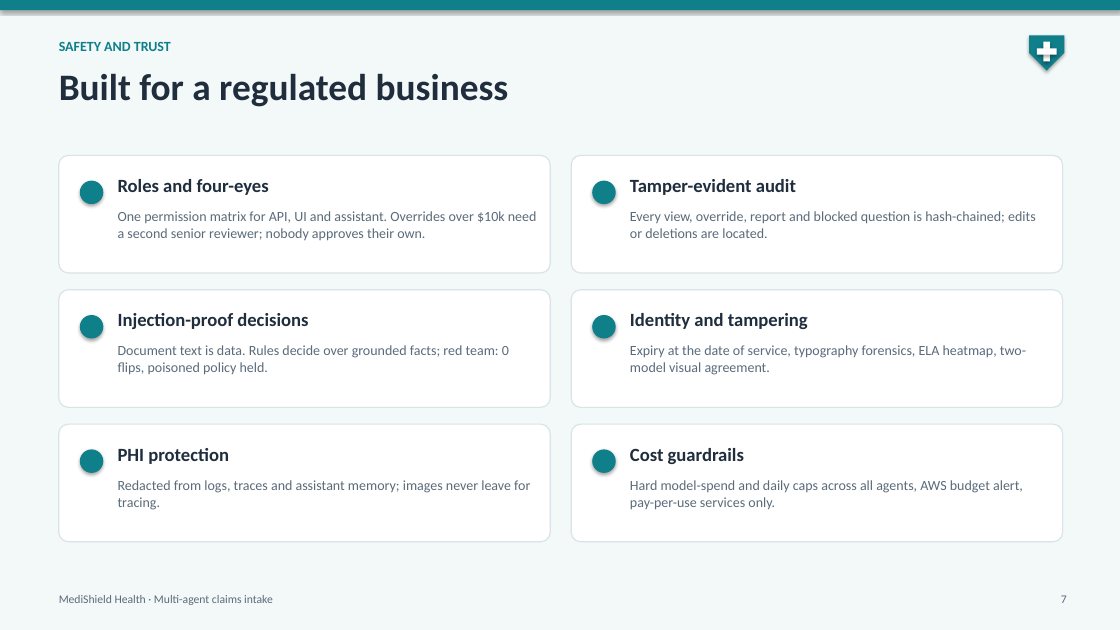
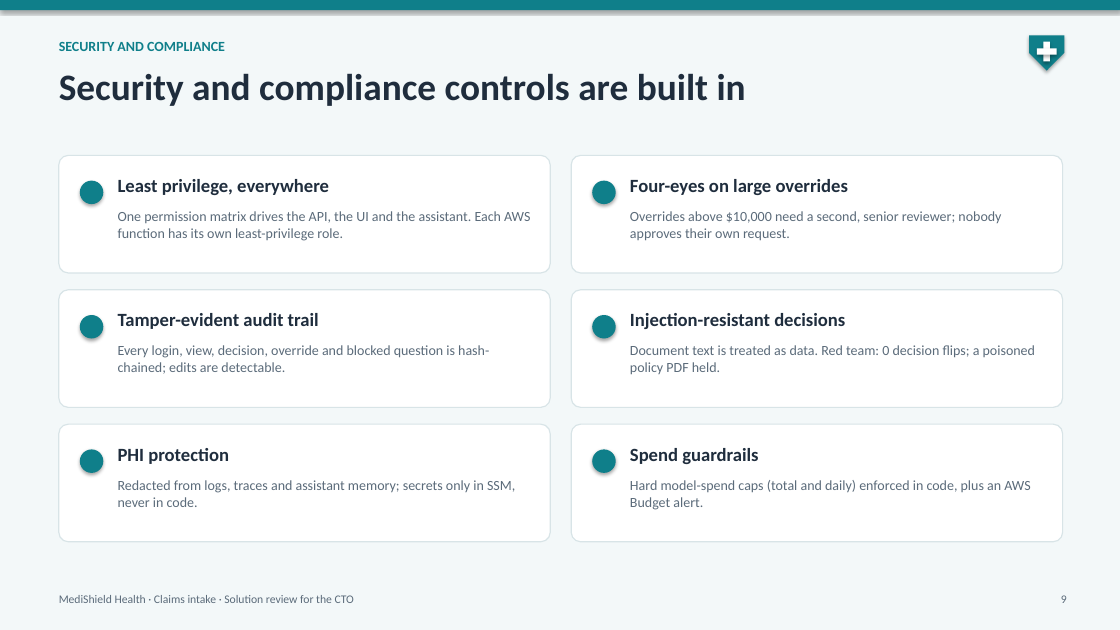
Before and after one commit to raghav010126/Capstone, a slide deck: slide 9 of docs/MediShield_capstone.pptx (slide 7 before the commit). Drawn at 1120x630 pixels with LibreOffice and Linux fonts; fonts in the diff are those of the drawing. Boxes give left, top, right and bottom in pixels: in the first picture for what was removed or moved away, otherwise in the second. Text is boxed around its words. In the diff, an @@ line names an element or a change of style, - is before the commit and + after.

```diff
--- a/docs/MediShield_capstone.pptx
+++ b/docs/MediShield_capstone.pptx
@@ text at box(59, 42, 225, 51): text changed @@
-SAFETY AND TRUST
+SECURITY AND COMPLIANCE
@@ text at box(59, 73, 746, 106): text changed @@
-Built for a regulated business
+Security and compliance controls are built in
@@ text at box(118, 179, 329, 195): text changed @@
-Roles and four-eyes
+Least privilege, everywhere
@@ text added at box(630, 179, 848, 195), 16 pt, text #1F2D3D, bold @@
+Four-eyes on large overrides
@@ text at box(118, 211, 530, 241): text changed @@
-One permission matrix for API, UI and assistant. Overrides over $10k need a second senior reviewer; nobody approves their own.
+One permission matrix drives the API, the UI and the assistant. Each AWS function has its own least-privilege role.
@@ text added at box(630, 211, 1001, 241), 12 pt, text #5B6B7A @@
+Overrides above $10,000 need a second, senior reviewer; nobody approves their own request.
@@ text at box(118, 313, 319, 329): text changed @@
-Tamper-evident audit
+Tamper-evident audit trail
@@ text removed at box(118, 313, 308, 329) @@
-Injection-proof decisions
@@ text at box(630, 313, 845, 329): text changed @@
-Identity and tampering
+Injection-resistant decisions
@@ text at box(118, 345, 489, 374): text changed @@
-Every view, override, report and blocked question is hash-chained; edits or deletions are located.
+Every login, view, decision, override and blocked question is hash-chained; edits are detectable.
@@ text at box(630, 345, 1035, 374): text changed @@
-Document text is data. Rules decide over grounded facts; red team: 0 flips, poisoned policy held.
+Document text is treated as data. Red team: 0 decision flips; a poisoned policy PDF held.
@@ text removed at box(630, 345, 1026, 375) @@
-Expiry at the date of service, typography forensics, ELA heatmap, two-model visual agreement.
@@ text at box(630, 448, 758, 464): text changed @@
-Cost guardrails
+Spend guardrails
@@ text at box(118, 480, 515, 507): text changed @@
-Redacted from logs, traces and assistant memory; images never leave for tracing.
+Redacted from logs, traces and assistant memory; secrets only in SSM, never in code.
@@ text at box(630, 480, 1030, 510): text changed @@
-Hard model-spend and daily caps across all agents, AWS budget alert, pay-per-use services only.
+Hard model-spend caps (total and daily) enforced in code, plus an AWS Budget alert.
@@ text at box(59, 595, 354, 603): text changed @@
-MediShield Health · Multi-agent claims intake
+MediShield Health · Claims intake · Solution review for the CTO
@@ text at box(1061, 595, 1067, 603): text changed @@
-7
+9
```
Also in this commit, not shown: 5 other slides changed, 8 slides added, 5 slides removed, 2 other files.
